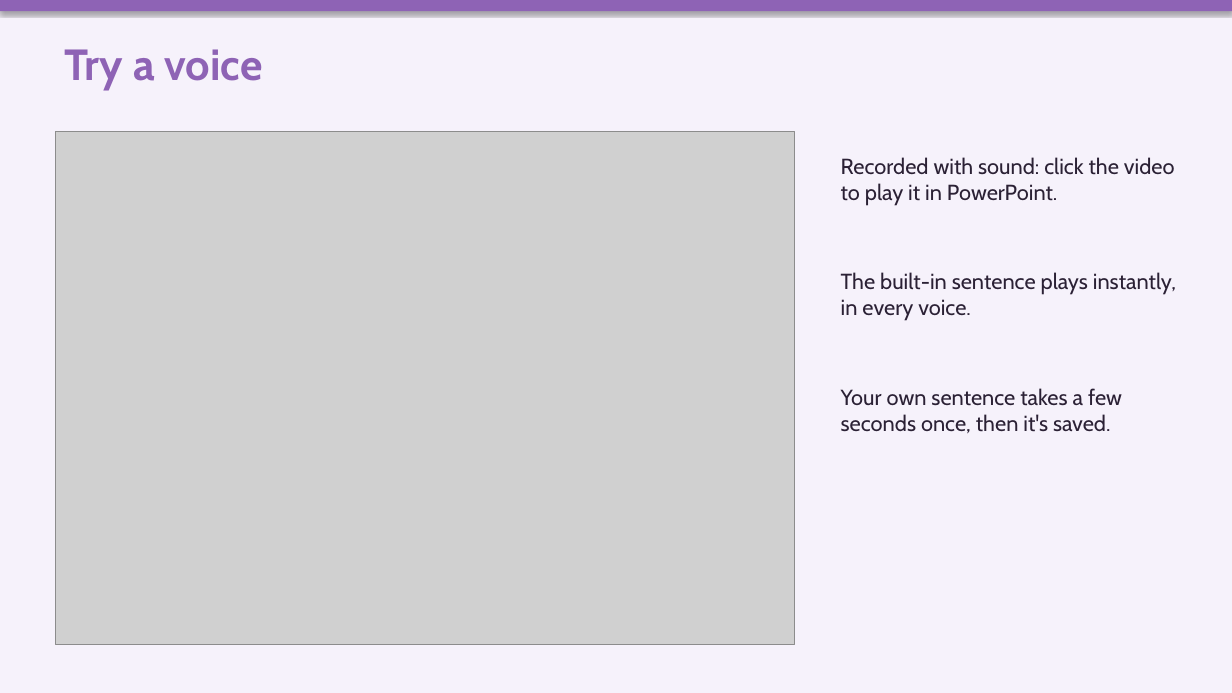
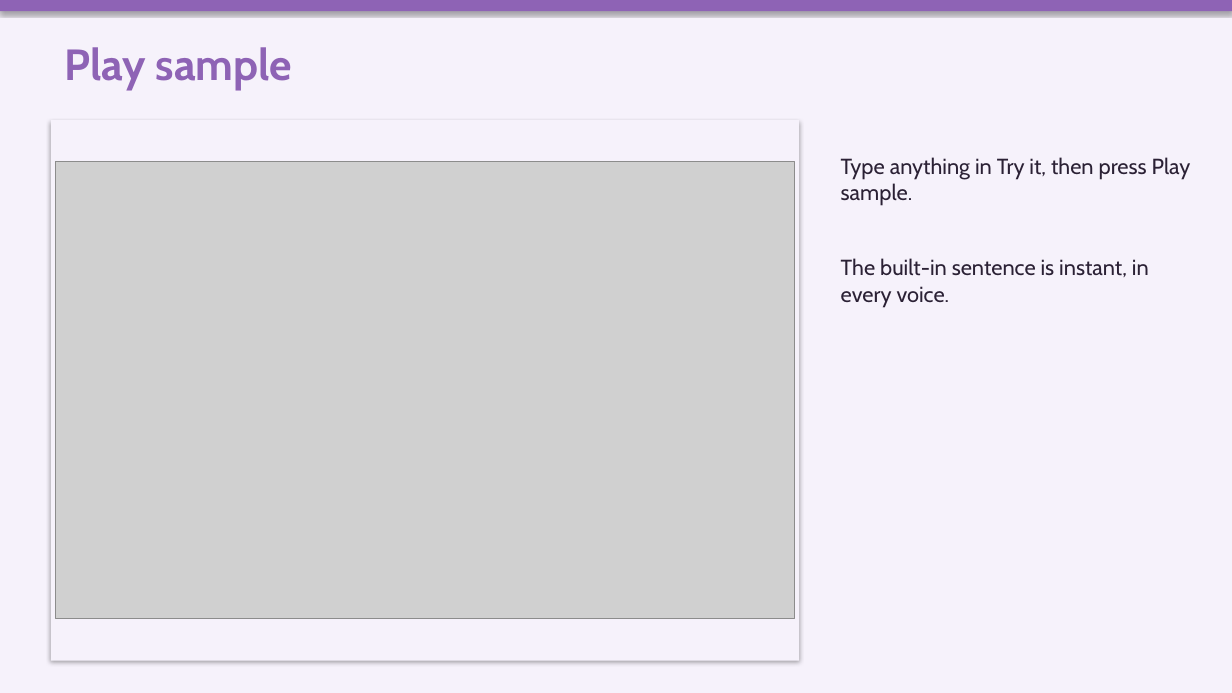
Before and after one commit to mikesimone/deck-narrator, a slide deck: slide 6 of examples/how-to/deck-narrator-how-to.pptx. Drawn at 1232x693 pixels with LibreOffice and Linux fonts; fonts in the diff are those of the drawing; grey boxes stand for pictures. Boxes give left, top, right and bottom in pixels: in the first picture for what was removed or moved away, otherwise in the second. Text is boxed around its words. In the diff, an @@ line names an element or a change of style, - is before the commit and + after.

```diff
--- a/examples/how-to/deck-narrator-how-to.pptx
+++ b/examples/how-to/deck-narrator-how-to.pptx
@@ text at (64, 47, 292, 90): text changed @@
-Try a voice
+Play sample
@@ rectangle added at (51, 120, 799, 661), fill #F6F2FB @@
@@ picture: place and size @@
-picture at (55, 131, 795, 645)
+picture at (55, 162, 795, 619)
@@ text at (841, 157, 1191, 206): text changed @@
-Recorded with sound: click the video to play it in PowerPoint.
+Type anything in Try it, then press Play sample.
@@ text at (841, 258, 1149, 308): text changed @@
-The built-in sentence plays instantly, in every voice.
+The built-in sentence is instant, in every voice.
@@ text removed at (841, 388, 1122, 433) @@
-Your own sentence takes a few seconds once, then it's saved.
```
Also in this commit, not shown: 8 other slides changed, 9 slides added, 6 slides removed, 4 other files.
